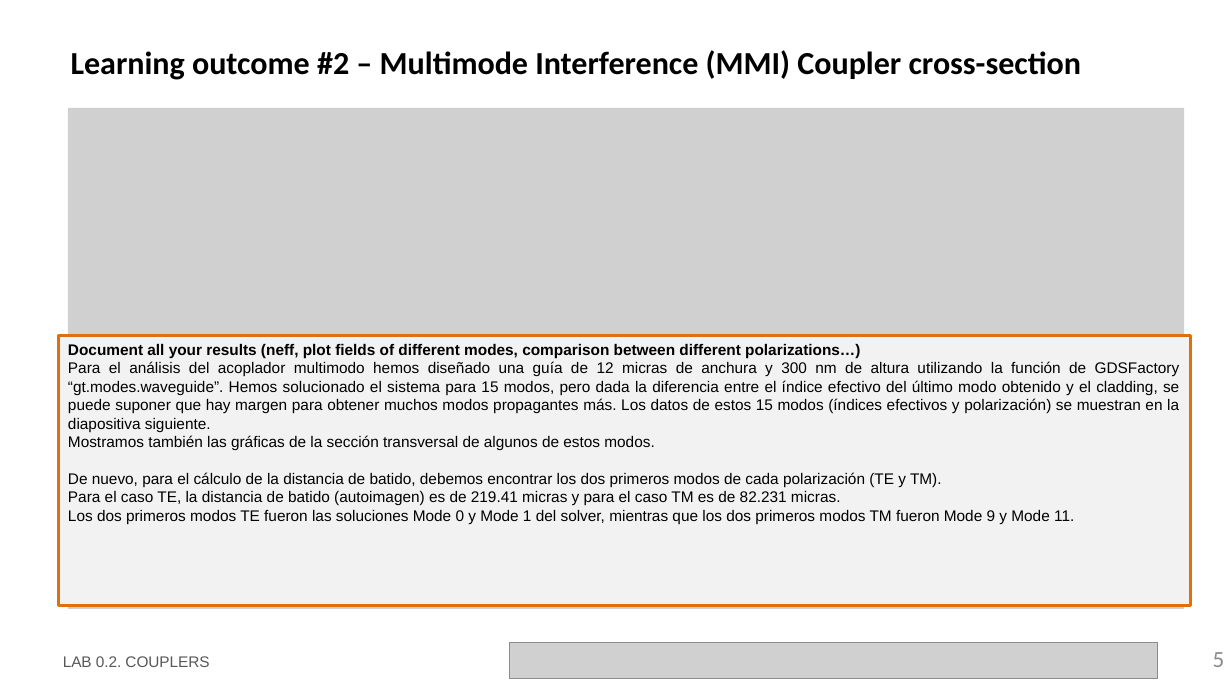
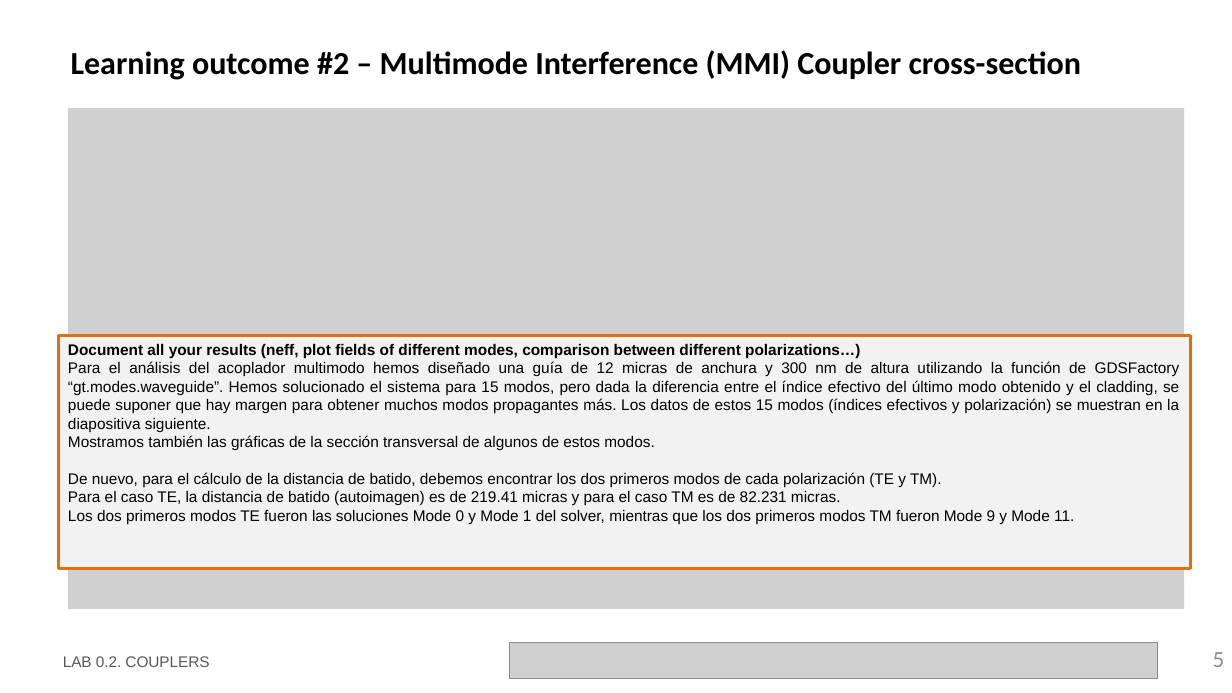
Before and after one commit to DavidGarcia1209/pic-upv-lab0, a slide deck: slide 5 of LabBook_020.pptx. Drawn at 1232x693 pixels with LibreOffice and Linux fonts; fonts in the diff are those of the drawing; grey boxes stand for pictures; background and template pictures are left out. Boxes give left, top, right and bottom in pixels: in the first picture for what was removed or moved away, otherwise in the second. Text is boxed around its words. In the diff, an @@ line names an element or a change of style, - is before the commit and + after.

```diff
--- a/LabBook_020.pptx
+++ b/LabBook_020.pptx
@@ rectangle "Document all your results (neff, ...": place and size @@
-rectangle "Document all your results (neff, ..." at (59, 335, 1191, 606)
+rectangle "Document all your results (neff, ..." at (59, 335, 1191, 568)
```
Also in this commit, not shown: 1 other file.
